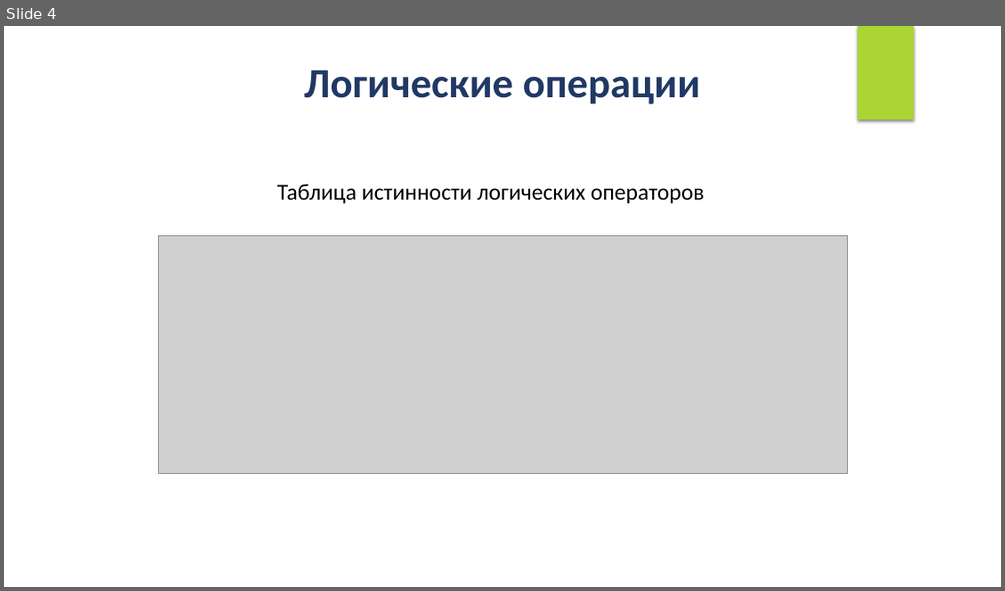
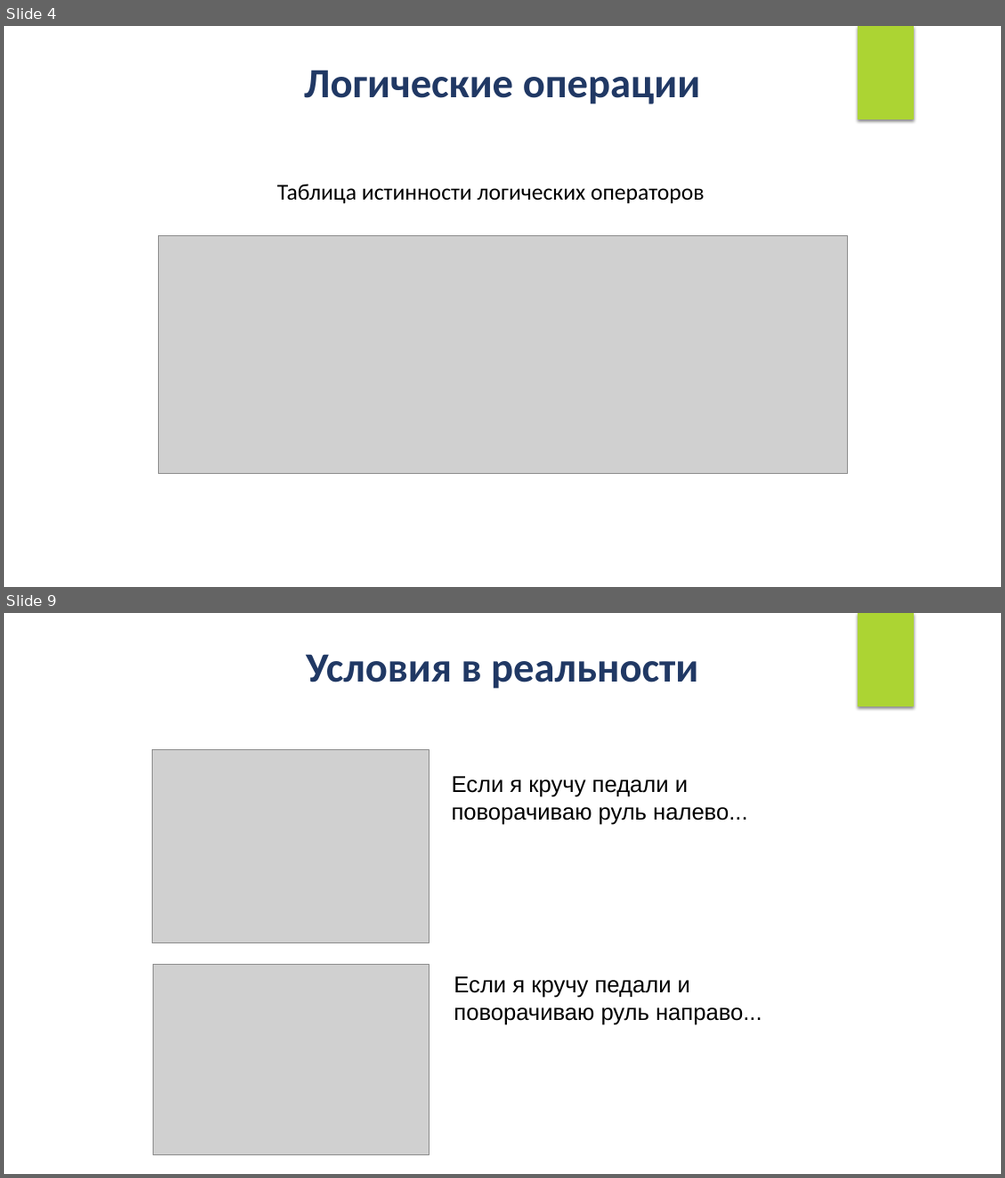
Before and after one commit to IriEfremova/LessonsCube, a slide deck: Samsung/Lesson5/Logical_operations.pptx. Shown one above the other, each under a label of ours: slide 4 before the commit, slides 4 and 9 after it; the slides between them are not shown. The pictures are 1005x591 and 1005x1178 pixels, drawn with LibreOffice and Linux fonts; fonts in the diff are those of the drawing; grey boxes stand for pictures. Boxes give left, top, right and bottom in pixels: in the first picture for what was removed or moved away, otherwise in the second. Text is boxed around its words. In the diff, an @@ line names an element or a change of style, - is before the commit and + after.

```diff
--- a/Samsung/Lesson5/Logical_operations.pptx
+++ b/Samsung/Lesson5/Logical_operations.pptx
@@ slide 9 added at <box>4,613,1001,1174</box>, background #FFFFFF; not listed: 1 template element that a slide beside it also shows @@
@@ text added at <box>306,654,698,689</box>, 40 pt, text #203864, bold @@
+Условия в реальности
@@ picture added at <box>152,750,429,943</box> @@
@@ text added at <box>452,776,747,825</box>, 22 pt, text #000000 @@
+Если я кручу педали и поворачиваю руль налево...
@@ picture added at <box>153,965,429,1154</box> @@
@@ text added at <box>453,976,762,1025</box>, 22 pt, text #000000 @@
+Если я кручу педали и поворачиваю руль направо...
```
Also in this commit, not shown: 14 other slides added.
